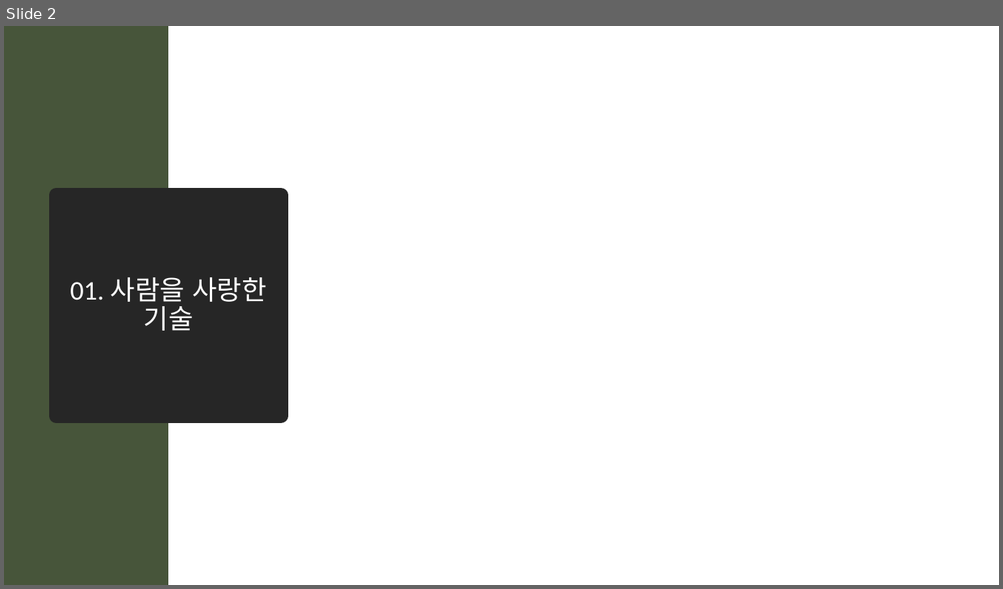
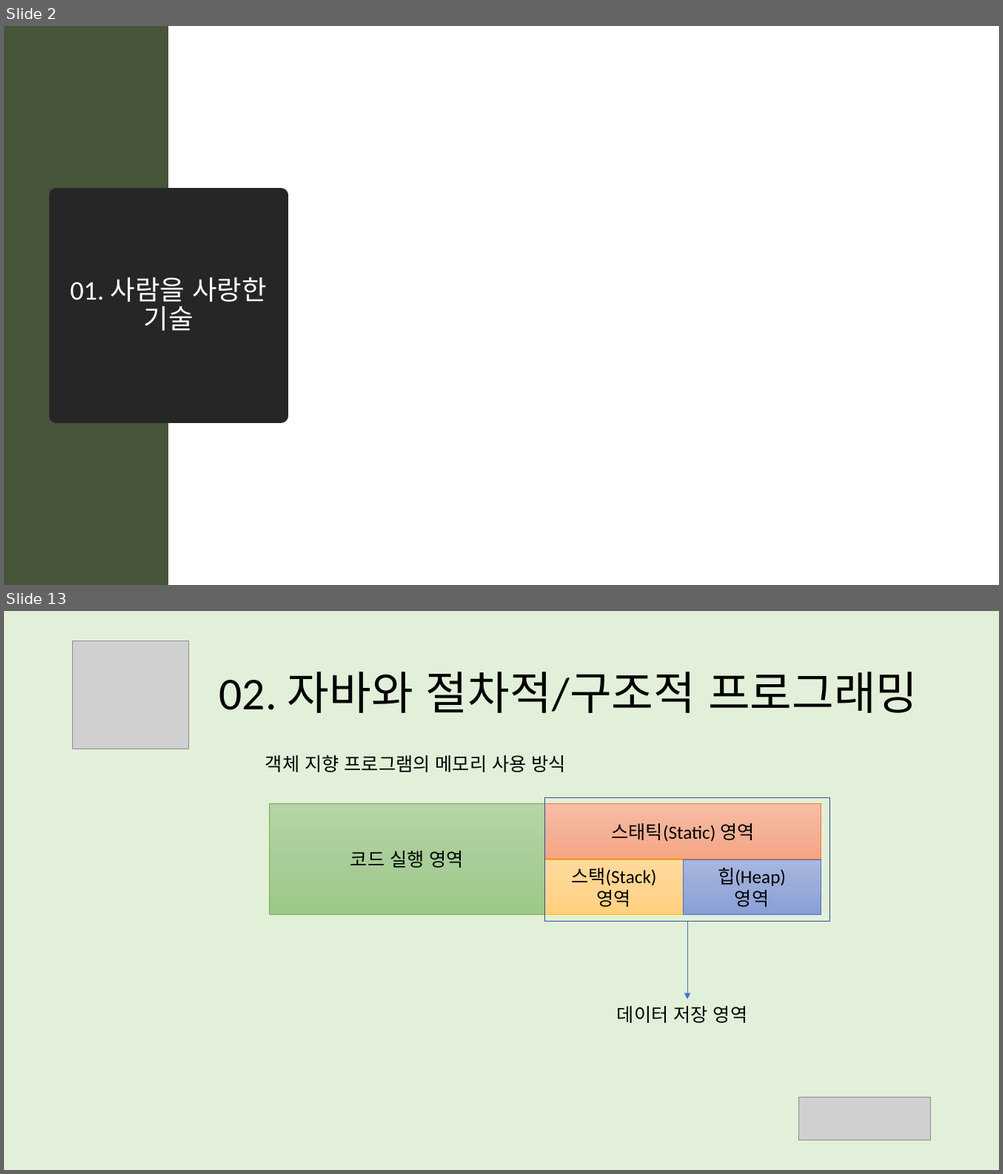
Before and after one commit to mazdah/HTTPTest, a slide deck: docs/스프링 입문을 위한 객체 지향의 원리와 이해 .pptx. Shown one above the other, each under a label of ours: slide 2 before the commit, slides 2 and 13 after it; the slides between them are not shown. The pictures are 1003x589 and 1003x1174 pixels, drawn with LibreOffice and Linux fonts; fonts in the diff are those of the drawing; grey boxes stand for pictures; background and template pictures are left out. Boxes give left, top, right and bottom in pixels: in the first picture for what was removed or moved away, otherwise in the second. Text is boxed around its words. In the diff, an @@ line names an element or a change of style, - is before the commit and + after.

```diff
--- a/docs/스프링 입문을 위한 객체 지향의 원리와 이해 .pptx
+++ b/docs/스프링 입문을 위한 객체 지향의 원리와 이해 .pptx
@@ slide 13 added at [4,611,999,1170], background #E2F0D9 @@
@@ picture added at [73,641,189,749] @@
@@ title added at [219,672,917,713], 44 pt, text #000000 @@
+02. 자바와 절차적/구조적 프로그래밍
@@ text added at [265,755,566,772], 18 pt, text #000000 @@
+  객체 지향 프로그램의 메모리 사용 방식
@@ rectangle added at [269,804,545,915], fill gradient #B5D5A7 to #AACE9A to #9CC987, outline #70AD47 0.5 pt, 18 pt, text #000000 @@
+코드 실행 영역
@@ rectangle added at [545,804,821,860], fill gradient #F7BDA5 to #F5B196 to #F8A582, outline #ED7D31 0.5 pt, 18 pt, text #000000 @@
+스태틱(Static) 영역
@@ rectangle added at [545,798,830,922], outline #325491 1 pt @@
@@ rectangle added at [545,860,683,915], fill gradient #FFDB9E to #FFD590 to #FFD07C, outline #FFC000 0.5 pt, 18 pt, text #000000 @@
+스택(Stack)
+영역
@@ rectangle added at [683,860,821,915], fill gradient #A8B7DF to #9AABD9 to #889ED7, outline #4472C4 0.5 pt, 18 pt, text #000000 @@
+힙(Heap)
+영역
@@ arrow added from (688, 921) to (688, 999), #4472C4 0.5 pt @@
@@ text added at [617,1006,747,1023], 18 pt, text #000000 @@
+데이터 저장 영역
@@ picture added at [799,1097,930,1141] @@
```
Also in this commit, not shown: 7 slides changed, 77 other slides added.
